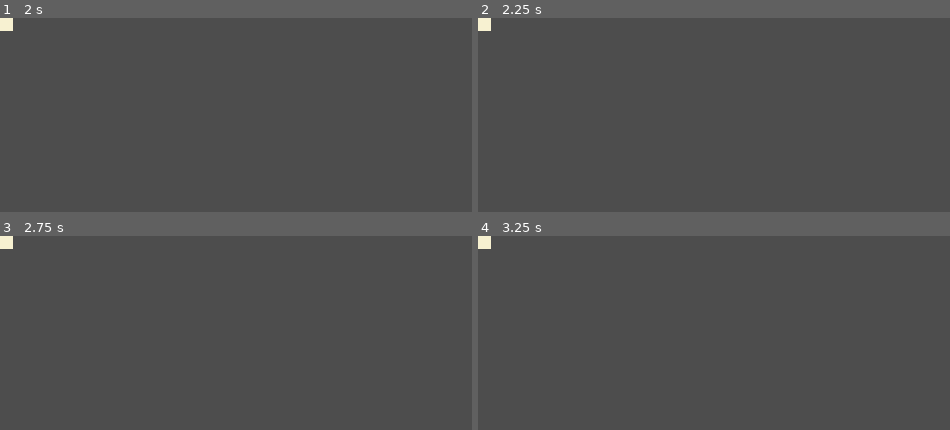
Above: before the commit, frames 1-4 (two rows, left to right).
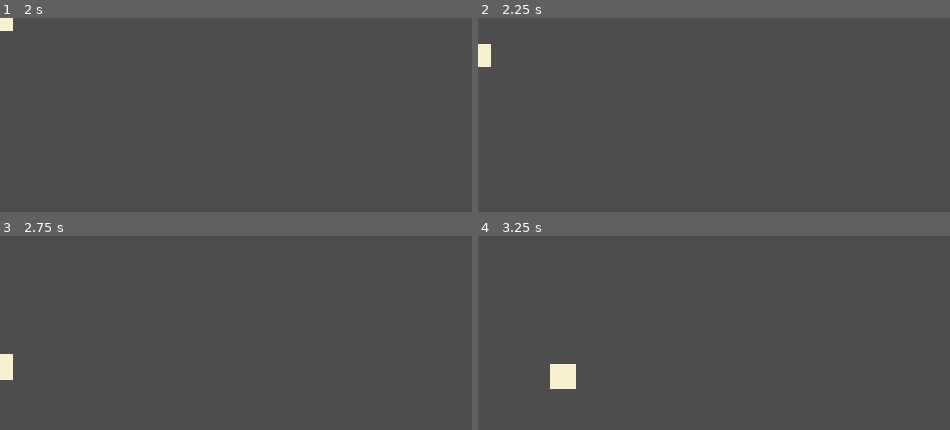
Above: after the commit, the same moments.

Repository: Usobanana/antigravity-prototype003
Game: Godot game, scene res://main.tscn
The game is run twice, just before and just after one commit, with the same random seed, the same clock (stepped at 60 frames per second) and the same inputs.
Inputs:
- Up to frame 1 (2 s): tap Enter at 0.5 s; hold Right (ui_right) 0.53-1.25 s; click "Host" at 1.25 s
- Up to frame 2 (2.25 s): tap Space at 2 s; hold Down (ui_down) from 2.03 s (still down)
- Up to frame 3 (2.75 s): keep holding Down (ui_down)
- Up to frame 4 (3.25 s): release Down (ui_down) at 2.78 s; hold Right (ui_right) from 2.78 s (still down)

Frame 1 is identical in both runs. In frame 2, 0.5% of the frame differs, in the area x 0-3%, y 0-26%; in frame 3, 0.6%; in frame 4, 0.9%, in the area x 0-21%, y 0-79%.

Commit message:
プレイヤー追加　座標同期

Diff:
--- a/Player.tscn
+++ b/Player.tscn
@@ -1,8 +1,14 @@
 [gd_scene format=3 uid="uid://bir4iosflvg8m"]
 
-[sub_resource type="SceneReplicationConfig" id="SceneReplicationConfig_0rwas"]
+[ext_resource type="Script" uid="uid://q7re55yvw1p0" path="res://player.gd" id="1_xhfnw"]
+
+[sub_resource type="SceneReplicationConfig" id="SceneReplicationConfig_xhfnw"]
+properties/0/path = NodePath(".:position")
+properties/0/spawn = true
+properties/0/replication_mode = 1
 
 [node name="Player" type="CharacterBody2D" unique_id=1447057567]
+script = ExtResource("1_xhfnw")
 
 [node name="ColorRect" type="ColorRect" parent="." unique_id=108321858]
 offset_left = -20.0
@@ -11,5 +17,5 @@
 offset_bottom = 20.0
 color = Color(0.96862745, 0.94509804, 0.81960785, 1)
 
-[node name="MultiplayerSynchronizer" type="MultiplayerSynchronizer" parent="." unique_id=789387620]
-replication_config = SubResource("SceneReplicationConfig_0rwas")
+[node name="MultiplayerSynchronizer" type="MultiplayerSynchronizer" parent="." unique_id=1956617281]
+replication_config = SubResource("SceneReplicationConfig_xhfnw")
--- /dev/null
+++ b/player.gd
@@ -0,0 +1,15 @@
+extends CharacterBody2D
+
+const SPEED = 300.0
+
+func _enter_tree():
+	# このプレイヤーが「自分」のものか、ネットワークIDで判定
+	# 名前をIDにしているので、名前が自分のIDと一致するか確認します
+	set_multiplayer_authority(name.to_int())
+
+func _physics_process(delta):
+	# 「自分」のキャラクターだけがキー入力を受け付ける
+	if is_multiplayer_authority():
+		var direction = Input.get_vector("ui_left", "ui_right", "ui_up", "ui_down")
+		velocity = direction * SPEED
+		move_and_slide()
--- a/project.godot
+++ b/project.godot
@@ -22,6 +22,41 @@
 window/stretch/mode="canvas_items"
 window/handheld/orientation=4
 
+[input]
+
+ui_left={
+"deadzone": 0.5,
+"events": [Object(InputEventKey,"resource_local_to_scene":false,"resource_name":"","device":0,"window_id":0,"alt_pressed":false,"shift_pressed":false,"ctrl_pressed":false,"meta_pressed":false,"pressed":false,"keycode":4194319,"physical_keycode":0,"key_label":0,"unicode":0,"location":0,"echo":false,"script":null)
+, Object(InputEventJoypadButton,"resource_local_to_scene":false,"resource_name":"","device":-1,"button_index":13,"pressure":0.0,"pressed":false,"script":null)
+, Object(InputEventJoypadMotion,"resource_local_to_scene":false,"resource_name":"","device":-1,"axis":0,"axis_value":-1.0,"script":null)
+, Object(InputEventKey,"resource_local_to_scene":false,"resource_name":"","device":-1,"window_id":0,"alt_pressed":false,"shift_pressed":false,"ctrl_pressed":false,"meta_pressed":false,"pressed":false,"keycode":0,"physical_keycode":65,"key_label":0,"unicode":97,"location":0,"echo":false,"script":null)
+]
+}
+ui_right={
+"deadzone": 0.5,
+"events": [Object(InputEventKey,"resource_local_to_scene":false,"resource_name":"","device":0,"window_id":0,"alt_pressed":false,"shift_pressed":false,"ctrl_pressed":false,"meta_pressed":false,"pressed":false,"keycode":4194321,"physical_keycode":0,"key_label":0,"unicode":0,"location":0,"echo":false,"script":null)
+, Object(InputEventJoypadButton,"resource_local_to_scene":false,"resource_name":"","device":-1,"button_index":14,"pressure":0.0,"pressed":false,"script":null)
+, Object(InputEventJoypadMotion,"resource_local_to_scene":false,"resource_name":"","device":-1,"axis":0,"axis_value":1.0,"script":null)
+, Object(InputEventKey,"resource_local_to_scene":false,"resource_name":"","device":-1,"window_id":0,"alt_pressed":false,"shift_pressed":false,"ctrl_pressed":false,"meta_pressed":false,"pressed":false,"keycode":0,"physical_keycode":68,"key_label":0,"unicode":100,"location":0,"echo":false,"script":null)
+]
+}
+ui_up={
+"deadzone": 0.5,
+"events": [Object(InputEventKey,"resource_local_to_scene":false,"resource_name":"","device":0,"window_id":0,"alt_pressed":false,"shift_pressed":false,"ctrl_pressed":false,"meta_pressed":false,"pressed":false,"keycode":4194320,"physical_keycode":0,"key_label":0,"unicode":0,"location":0,"echo":false,"script":null)
+, Object(InputEventJoypadButton,"resource_local_to_scene":false,"resource_name":"","device":-1,"button_index":11,"pressure":0.0,"pressed":false,"script":null)
+, Object(InputEventJoypadMotion,"resource_local_to_scene":false,"resource_name":"","device":-1,"axis":1,"axis_value":-1.0,"script":null)
+, Object(InputEventKey,"resource_local_to_scene":false,"resource_name":"","device":-1,"window_id":0,"alt_pressed":false,"shift_pressed":false,"ctrl_pressed":false,"meta_pressed":false,"pressed":false,"keycode":0,"physical_keycode":87,"key_label":0,"unicode":119,"location":0,"echo":false,"script":null)
+]
+}
+ui_down={
+"deadzone": 0.5,
+"events": [Object(InputEventKey,"resource_local_to_scene":false,"resource_name":"","device":0,"window_id":0,"alt_pressed":false,"shift_pressed":false,"ctrl_pressed":false,"meta_pressed":false,"pressed":false,"keycode":4194322,"physical_keycode":0,"key_label":0,"unicode":0,"location":0,"echo":false,"script":null)
+, Object(InputEventJoypadButton,"resource_local_to_scene":false,"resource_name":"","device":-1,"button_index":12,"pressure":0.0,"pressed":false,"script":null)
+, Object(InputEventJoypadMotion,"resource_local_to_scene":false,"resource_name":"","device":-1,"axis":1,"axis_value":1.0,"script":null)
+, Object(InputEventKey,"resource_local_to_scene":false,"resource_name":"","device":-1,"window_id":0,"alt_pressed":false,"shift_pressed":false,"ctrl_pressed":false,"meta_pressed":false,"pressed":false,"keycode":0,"physical_keycode":83,"key_label":0,"unicode":115,"location":0,"echo":false,"script":null)
+]
+}
+
 [input_devices]
 
 pointing/emulate_touch_from_mouse=true
Not shown, added: player.gd.uid
